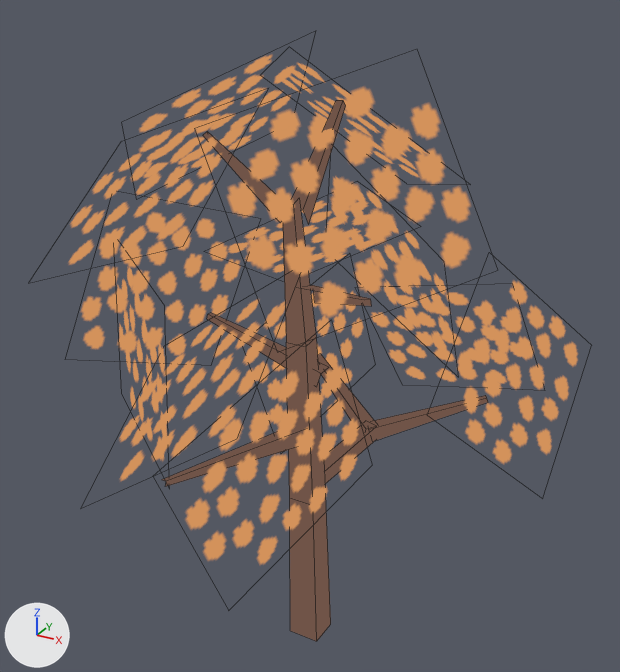
The Blender file art/tree.blend: old version first, new version second.
Both versions are drawn from a 50 mm lens placed at (2.51, -4.54, 4.76), pointed at (-0.06, 0.13, 2.43). The axes (+X, +Y, +Z) are drawn at lower left. The lights are the same throughout. Mesh edges are drawn as thin lines.

Names of what the first picture shows: 'tree'.
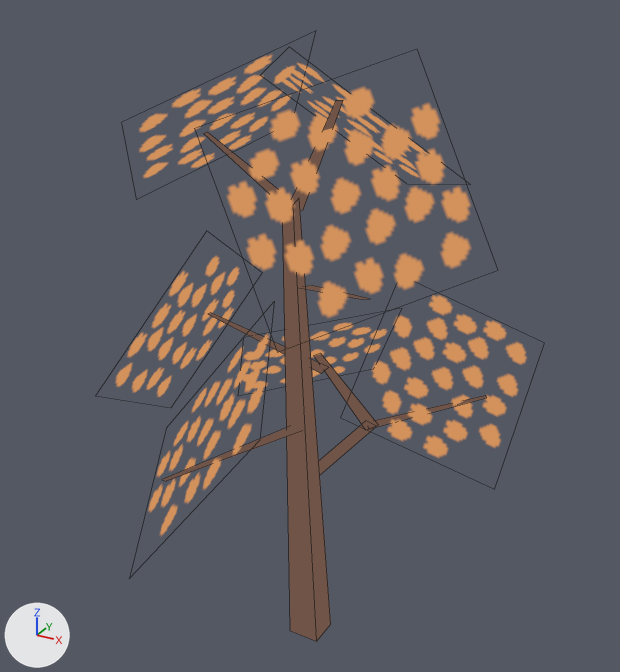
Where the change shows, as pixel boxes [x1, y1, x2, y2] in the pictures (620 x 672 px):
'tree', reshaped (19% narrower)
    before: [69, 55, 577, 641]
    after: [116, 55, 526, 641]
part 1 of me_cube_001, rebuilt
    before: [317, 354, 375, 430]
    after: [314, 354, 376, 430]
part 2 of me_cube_001, rebuilt
    before: [203, 131, 280, 222]
    after: [204, 132, 278, 194]
part 3 of me_cube_001, rebuilt
    before: [120, 300, 286, 481]
    after: [149, 334, 269, 535]
part 4 of me_cube_001, deleted (orange)
    before: [69, 114, 577, 564]
part 5 of me_cube_001, cut back
    before: [165, 100, 488, 641]
    after: [116, 200, 526, 641]

The edits, one by one:
me_cube_001 is used by ob_tree; location (0.0, 0.0, 0.0); scale (6.38, 6.38, 6.38).
me_cube_001 had 112 vertices, 35 faces and spanned x -0.253..0.238, y -0.293..0.298, z -0.001..0.687.
me_cube_001 now has 66 vertices, 17 faces and spans x -0.211..0.203, y -0.269..0.295, z -0.001..0.687.
me_cube_001 part 1: the loose piece of 6 vertices spanning x -0.091..0.034, y 0.096..0.184, z 0.222..0.277 is rebuilt with 4 vertices and now spans x -0.089..0.035, y 0.096..0.183, z 0.237..0.278.
me_cube_001 part 2: the loose piece of 6 vertices spanning x -0.099..0.003, y -0.044..-0.019, z 0.521..0.595 is rebuilt with 4 vertices and now spans x -0.097..0.002, y -0.036..-0.019, z 0.529..0.593.
me_cube_001 part 3: the loose piece of 4 vertices spanning x -0.106..0.1, y -0.283..-0.103, z 0.329..0.509 is rebuilt with 4 vertices and now spans x -0.115..0.092, y -0.269..-0.07, z 0.262..0.453.
me_cube_001 part 4: 9 loose pieces with 36 vertices, spanning x -0.253..0.238, y -0.293..0.298, z 0.151..0.641, are deleted.
Part 5, on me_cube_001:
18 vertices are removed from x -0.123..0.145, y -0.246..0.174, z 0.191..0.64.
12 faces are deleted.
12 vertices are added at x -0.199..0.18, y -0.156..0.295, z 0.187..0.503.
5 new faces join them.
